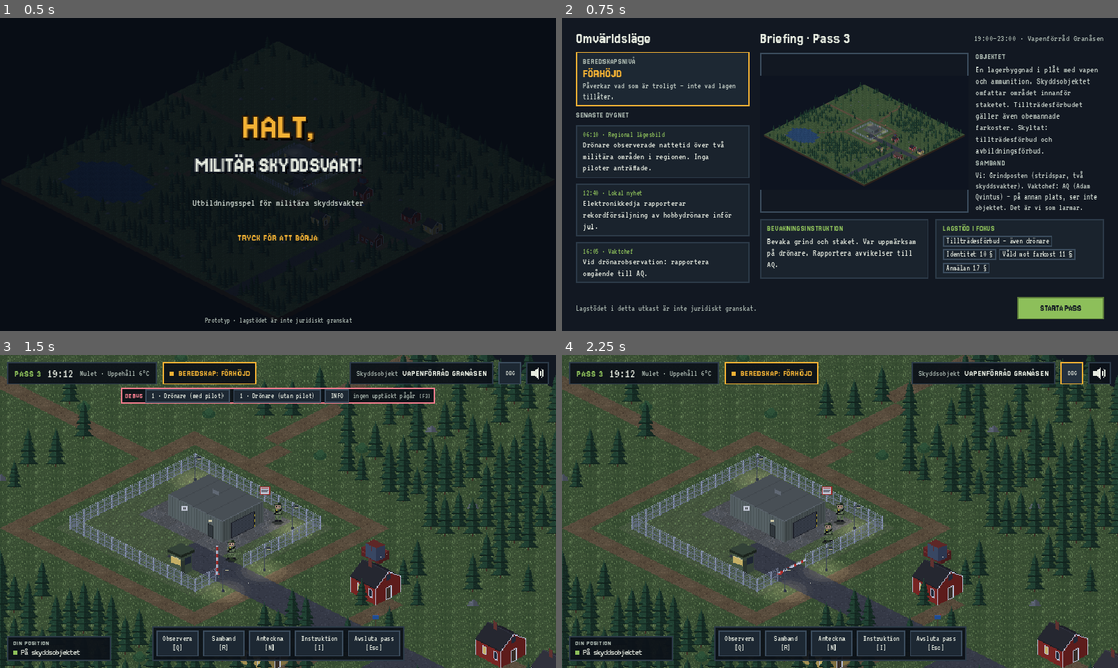
Above: before the commit, frames 1-4 (two rows, left to right).
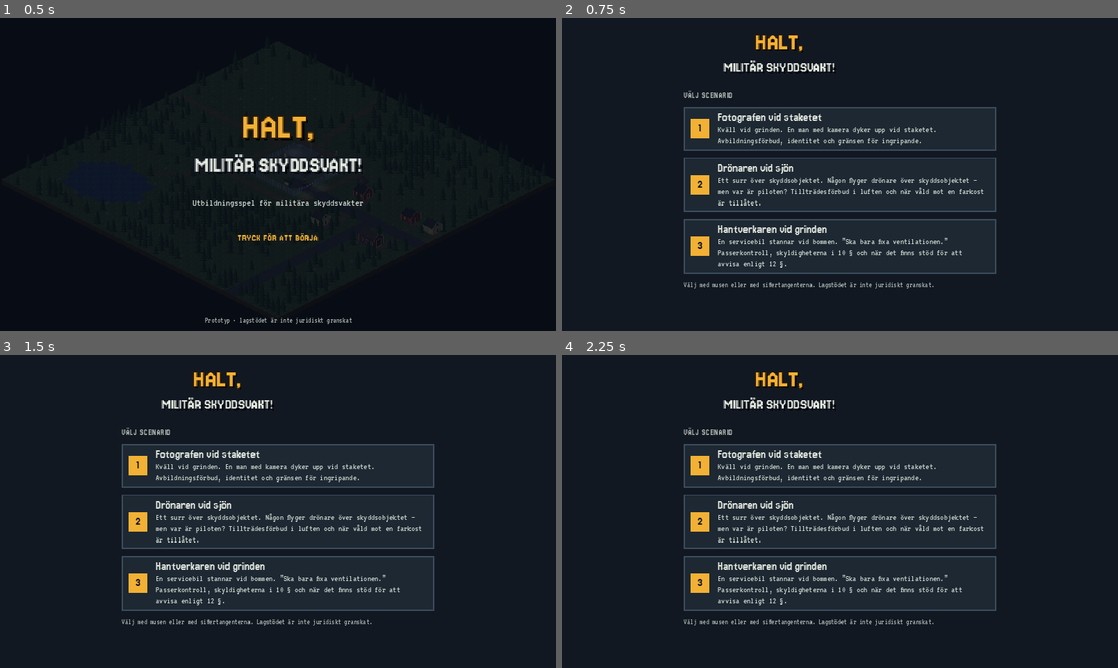
Above: after the commit, the same moments.

Repository: sulaco-hue/skyddsvakt
Game: Godot game, scene res://scenes/main.tscn
Two runs of this game, one before a commit and one after it. Both use one fixed random seed, a clock stepped at 60 frames per second and the inputs below.
Inputs (mouse positions are in pixels of both pictures, inside the frame that each line leads up to):
- Up to frame 1 (0.5 s): no input
- Up to frame 2 (0.75 s): tap Enter at 0.5 s; drag from (840, 174) to (895, 105) at 0.52 s
- Up to frame 3 (1.5 s): click (500, 642) at 1.25 s, where only the run before the commit has a clickable "STARTA PASS"
- Up to frame 4 (2.25 s): click (1073, 373) at 2 s, where only the run before the commit has a clickable "DBG"

Frame 1 is identical in both runs. In frame 2, 18% of the frame differs, in the area x 2-98%, y 4-97%; in frame 3, 78%; in frame 4, 79%, in the area x 0-100%, y 0-100%.

Commit message:
Scenariovalet går att scrolla; drag på pekskärm genom klickbara rutor
- Scenariolistan ligger i en scrollyta; mindre logga och text på pekskärm
- Klickbara rutor (scenarioval, dialogval, tidslinje) släpper igenom
  händelser till omgivande scrollyta, och ett val räknas först när man
  släpper utan att ha dragit (UiKit.ar_tryck)

Co-Authored-By: Claude Opus 5.5 <noreply@anthropic.com>
Claude-Session: https://claude.ai/code/session_01PWrrRnAUGCDbWAToA7Kxse

Diff:
--- a/scripts/ui/debriefing.gd
+++ b/scripts/ui/debriefing.gd
@@ -171,12 +171,12 @@
 	var t := UiKit.etikett(str(post.get("beskrivning", post.get("namn", ""))), 22, UiKit.TEXT, true)
 	t.size_flags_horizontal = Control.SIZE_EXPAND_FILL
 	h.add_child(t)
-	ruta.gui_input.connect(_pa_rad_input.bind(i))
+	ruta.gui_input.connect(_pa_rad_input.bind(i, ruta))
 	return ruta
 
 
-func _pa_rad_input(ev: InputEvent, i: int) -> void:
-	if UiKit.ar_klick(ev):
+func _pa_rad_input(ev: InputEvent, i: int, ruta: Control) -> void:
+	if UiKit.ar_tryck(ev, ruta):
 		_visa(i)
 
 
--- a/scripts/ui/kontakt.gd
+++ b/scripts/ui/kontakt.gd
@@ -190,12 +190,12 @@
 	var t := UiKit.etikett(str(alt.get("text", "")), 21 if UiKit.kompakt else 24, UiKit.TEXT, true)
 	t.size_flags_horizontal = Control.SIZE_EXPAND_FILL
 	h.add_child(t)
-	ruta.gui_input.connect(_pa_alternativ_input.bind(i))
+	ruta.gui_input.connect(_pa_alternativ_input.bind(i, ruta))
 	return ruta
 
 
-func _pa_alternativ_input(ev: InputEvent, i: int) -> void:
-	if UiKit.ar_klick(ev):
+func _pa_alternativ_input(ev: InputEvent, i: int, ruta: Control) -> void:
+	if UiKit.ar_tryck(ev, ruta):
 		_valj(i)
 
 
--- a/scripts/ui/scenarioval.gd
+++ b/scripts/ui/scenarioval.gd
@@ -12,17 +12,23 @@
 	UiKit.helskarm(bg)
 	add_child(bg)
 
+	var scroll := ScrollContainer.new()
+	UiKit.helskarm(scroll)
+	scroll.horizontal_scroll_mode = ScrollContainer.SCROLL_MODE_DISABLED
+	add_child(scroll)
 	var mitt := CenterContainer.new()
-	UiKit.helskarm(mitt)
-	mitt.mouse_filter = Control.MOUSE_FILTER_IGNORE
-	add_child(mitt)
-	var kol := UiKit.vbox(16)
+	mitt.size_flags_horizontal = Control.SIZE_EXPAND_FILL
+	mitt.mouse_filter = Control.MOUSE_FILTER_PASS
+	scroll.add_child(mitt)
+	var kol := UiKit.vbox(12 if UiKit.kompakt else 16)
 	kol.custom_minimum_size = Vector2(720, 0)
+	kol.mouse_filter = Control.MOUSE_FILTER_PASS
 	mitt.add_child(kol)
+	kol.add_child(UiKit.ruta_farg(Color(0, 0, 0, 0), Vector2(0, 8)))
 
 	var logga := TextureRect.new()
 	logga.texture = load("res://assets/gfx/logga.png")
-	logga.custom_minimum_size = Vector2(220, 64) * 2
+	logga.custom_minimum_size = Vector2(220, 64) * (1.0 if UiKit.kompakt else 2.0)
 	logga.expand_mode = TextureRect.EXPAND_IGNORE_SIZE
 	logga.stretch_mode = TextureRect.STRETCH_KEEP_ASPECT
 	logga.texture_filter = CanvasItem.TEXTURE_FILTER_NEAREST
@@ -46,10 +52,10 @@
 		var v := UiKit.vbox(2)
 		v.size_flags_horizontal = Control.SIZE_EXPAND_FILL
 		v.add_child(UiKit.titel(str(sc.get("namn", "")), 20))
-		var ing := UiKit.etikett(str(sc.get("ingress", "")), 21, UiKit.LJUS, true)
+		var ing := UiKit.etikett(str(sc.get("ingress", "")), 19 if UiKit.kompakt else 21, UiKit.LJUS, true)
 		v.add_child(ing)
 		h.add_child(v)
-		ruta.gui_input.connect(_pa_klick.bind(str(sc.get("sokvag", ""))))
+		ruta.gui_input.connect(_pa_klick.bind(str(sc.get("sokvag", "")), ruta))
 		kol.add_child(ruta)
 
 	kol.add_child(UiKit.etikett("Välj med musen eller med siffertangenterna. Lagstödet är inte juridiskt granskat.", 18,
@@ -57,8 +63,8 @@
 	set_meta("scenarier", scenarier)
 
 
-func _pa_klick(ev: InputEvent, sokvag: String) -> void:
-	if UiKit.ar_klick(ev):
+func _pa_klick(ev: InputEvent, sokvag: String, ruta: Control) -> void:
+	if UiKit.ar_tryck(ev, ruta):
 		valt.emit(sokvag)
 
 
--- a/scripts/ui/ui_kit.gd
+++ b/scripts/ui/ui_kit.gd
@@ -183,11 +183,29 @@
 	var hov := ruta(KNAPP_HOVER, hover_kant, 3, 16, 10)
 	p.add_theme_stylebox_override("panel", normal)
 	p.set_meta("normal", normal)
-	p.mouse_filter = Control.MOUSE_FILTER_STOP
+	# PASS: händelsen går vidare till en omgivande ScrollContainer, så att man
+	# kan dra/scrolla på pekskärm även när fingret startar på en ruta.
+	p.mouse_filter = Control.MOUSE_FILTER_PASS
 	p.mouse_default_cursor_shape = Control.CURSOR_POINTING_HAND
 	p.mouse_entered.connect(func() -> void: p.add_theme_stylebox_override("panel", hov))
 	p.mouse_exited.connect(func() -> void: p.add_theme_stylebox_override("panel", p.get_meta("normal")))
 	return p
+
+
+## Ett "tryck": knappen släpps på rutan utan att fingret/musen dragits iväg
+## (så att scrollning inte räknas som ett val).
+static func ar_tryck(event: InputEvent, c: Control) -> bool:
+	var m := event as InputEventMouseButton
+	if m == null or m.button_index != MOUSE_BUTTON_LEFT:
+		return false
+	if m.pressed:
+		c.set_meta("tryck_start", m.global_position)
+		return false
+	if not c.has_meta("tryck_start"):
+		return false
+	var start: Vector2 = c.get_meta("tryck_start")
+	c.remove_meta("tryck_start")
+	return start.distance_to(m.global_position) < 14.0 and c.get_global_rect().has_point(m.global_position)
 
 
 static func ar_klick(event: InputEvent) -> bool:
